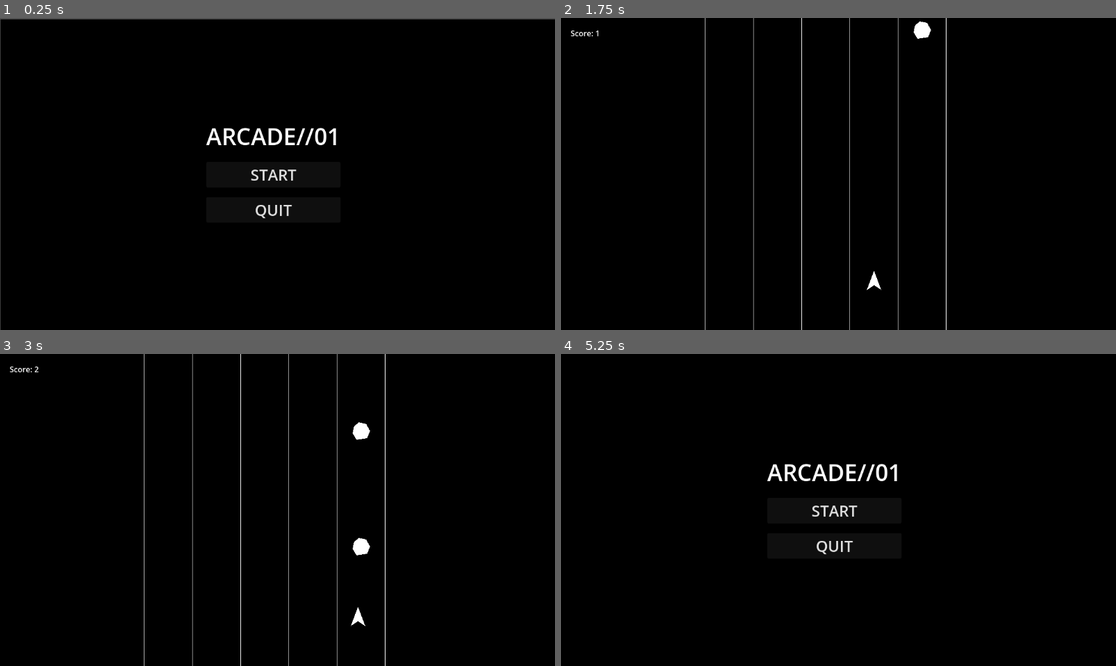
Above: before the commit, frames 1-4 (two rows, left to right).
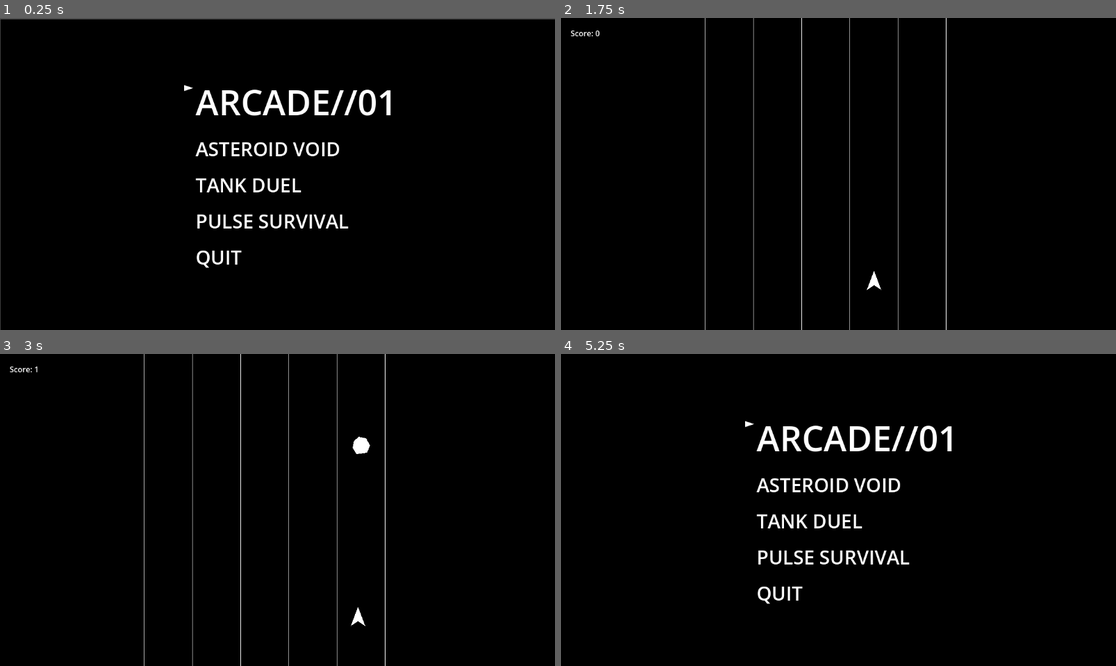
Above: after the commit, the same moments.

Repository: ksaicharan0047j-dot/Arcade_01
Game: Godot game, scene res://scenes/main_menu.tscn
Same seed, same stepped clock (60 frames per second), same inputs: the game is played once before the commit and once after it.
Inputs (mouse positions are in pixels of both pictures, inside the frame that each line leads up to):
- Up to frame 1 (0.25 s): no input
- Up to frame 2 (1.75 s): click (832, 174) at 0.5 s, where only the run before the commit has a clickable "START"; tap Enter (ui_accept) at 1.25 s; move the mouse to (960, 158) at 1.27 s; hold Right (ui_right) from 1.28 s (still down); hold Enter (ui_accept) from 1.28 s (still down); click (960, 158) at 1.42 s
- Up to frame 3 (3 s): move the mouse to (166, 525) at 2.02 s; release Right (ui_right) at 2.03 s; release Enter (ui_accept) at 2.03 s; hold Down (ui_down) 2.03-2.78 s; tap Alt at 2.1 s; tap Enter (ui_accept) at 2.27, 2.3, 2.57 s; move the mouse to (333, 441) at 2.77 s; hold Right (ui_right) from 2.78 s (still down); hold Enter (ui_accept) from 2.78 s (still down); tap Shift at 2.85 s
- Up to frame 4 (5.25 s): move the mouse to (810, 572) at 3.52 s; release Right (ui_right) at 3.53 s; release Enter (ui_accept) at 3.53 s; hold Up (ui_up) 3.53-4.25 s; tap Enter (ui_accept) at 3.6, 3.77, 4.07 s; click (810, 572) at 3.67 s; click (849, 572) at 4.25 s, where only the run before the commit has a clickable "MAIN MENU"; click (849, 572) at 5 s, where only the run after the commit has a clickable "MAIN MENU"

The runs differ from the first frame. In frame 1, 3.7% of the frame differs, in the area x 33-71%, y 21-81%; in frame 2, 0.1%; in frame 3, 0.4%; in frame 4, 3.7%.

Commit message:
completed the asteroid game

Diff:
--- a/scenes/main_menu.tscn
+++ b/scenes/main_menu.tscn
@@ -20,25 +20,44 @@
 offset_bottom = -2.000061
 color = Color(0, 0, 0, 1)
 
-[node name="VBoxContainer" type="VBoxContainer" parent="." unique_id=847895969]
+[node name="Selector" type="Label" parent="." unique_id=551455813]
 layout_mode = 0
-offset_left = 428.0
-offset_top = 212.0
-offset_right = 707.0
-offset_bottom = 425.0
+offset_left = 382.0
+offset_top = 217.0
+offset_right = 796.0
+offset_bottom = 240.0
+theme_override_font_sizes/font_size = 25
+text = "►"
+
+[node name="VBoxContainer" type="VBoxContainer" parent="." unique_id=1589290891]
+layout_mode = 0
+offset_left = 406.0
+offset_top = 125.0
+offset_right = 778.0
+offset_bottom = 452.0
 theme_override_constants/separation = 20
 
 [node name="Title" type="Label" parent="VBoxContainer" unique_id=1215710992]
 layout_mode = 2
-theme_override_font_sizes/font_size = 48
+theme_override_font_sizes/font_size = 72
 text = "ARCADE//01"
 
-[node name="StartButton" type="Button" parent="VBoxContainer" unique_id=622257106]
+[node name="AsteroidvoidLabel" type="Label" parent="VBoxContainer" unique_id=1163218067]
 layout_mode = 2
-theme_override_font_sizes/font_size = 32
-text = "START"
+theme_override_font_sizes/font_size = 40
+text = "	ASTEROID VOID"
 
-[node name="QuitButton" type="Button" parent="VBoxContainer" unique_id=117166099]
+[node name="TankDuelLabel" type="Label" parent="VBoxContainer" unique_id=194339327]
 layout_mode = 2
-theme_override_font_sizes/font_size = 32
-text = "QUIT"
+theme_override_font_sizes/font_size = 40
+text = "	TANK DUEL"
+
+[node name="PulseSurvivalLabel" type="Label" parent="VBoxContainer" unique_id=1769437137]
+layout_mode = 2
+theme_override_font_sizes/font_size = 40
+text = "	PULSE SURVIVAL"
+
+[node name="QuitLabel" type="Label" parent="VBoxContainer" unique_id=1385146240]
+layout_mode = 2
+theme_override_font_sizes/font_size = 40
+text = "	QUIT"
--- a/scripts/main_menu.gd
+++ b/scripts/main_menu.gd
@@ -1,11 +1,43 @@
 extends Control
 
+@onready var selector = $Selector
+@onready var labels = [
+	$VBoxContainer/AsteroidvoidLabel,
+	$VBoxContainer/TankDuelLabel,
+	$VBoxContainer/PulseSurvivalLabel,
+	$VBoxContainer/QuitLabel
+]
+var selected = 0
+
+var menu_y = [260.0, 320.0,380.0,440.0]
+
 func _ready():
-	$VBoxContainer/StartButton.pressed.connect(_on_start_pressed)
-	$VBoxContainer/QuitButton.pressed.connect(_on_quit_pressed)
+	update_selector()
 
-func _on_start_pressed():
-	get_tree().change_scene_to_file("res://scenes/asteroid_void.tscn")
+func _unhandled_input(event):
+	if event.is_action_pressed("ui_down"):
+		selected += 1
+	if event.is_action_pressed("ui_up"):
+		selected -= 1
 
-func _on_quit_pressed():
-	get_tree().quit()
+	selected = clamp(selected,0,3)
+	update_selector()
+	if event.is_action_pressed("ui_accept"):
+		launch_game()
+
+func update_selector():
+
+	var target = labels[selected]
+
+	selector.global_position.y = target.global_position.y
+
+func launch_game():
+	match selected:
+		0:
+			get_tree().change_scene_to_file("res://scenes/asteroid_void.tscn")
+		1:
+			print("Tank Duel")
+		2:
+			print("pulse Survival")
+		3:
+			get_tree().quit()
